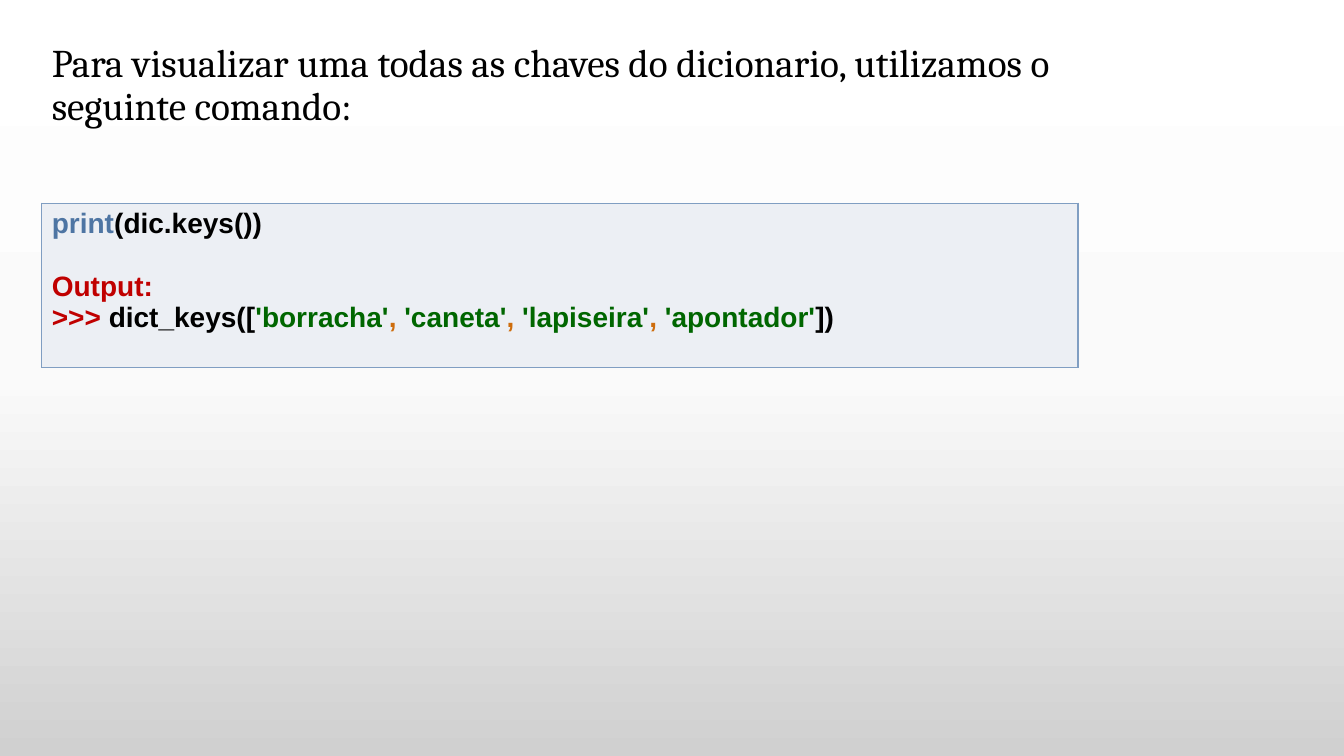
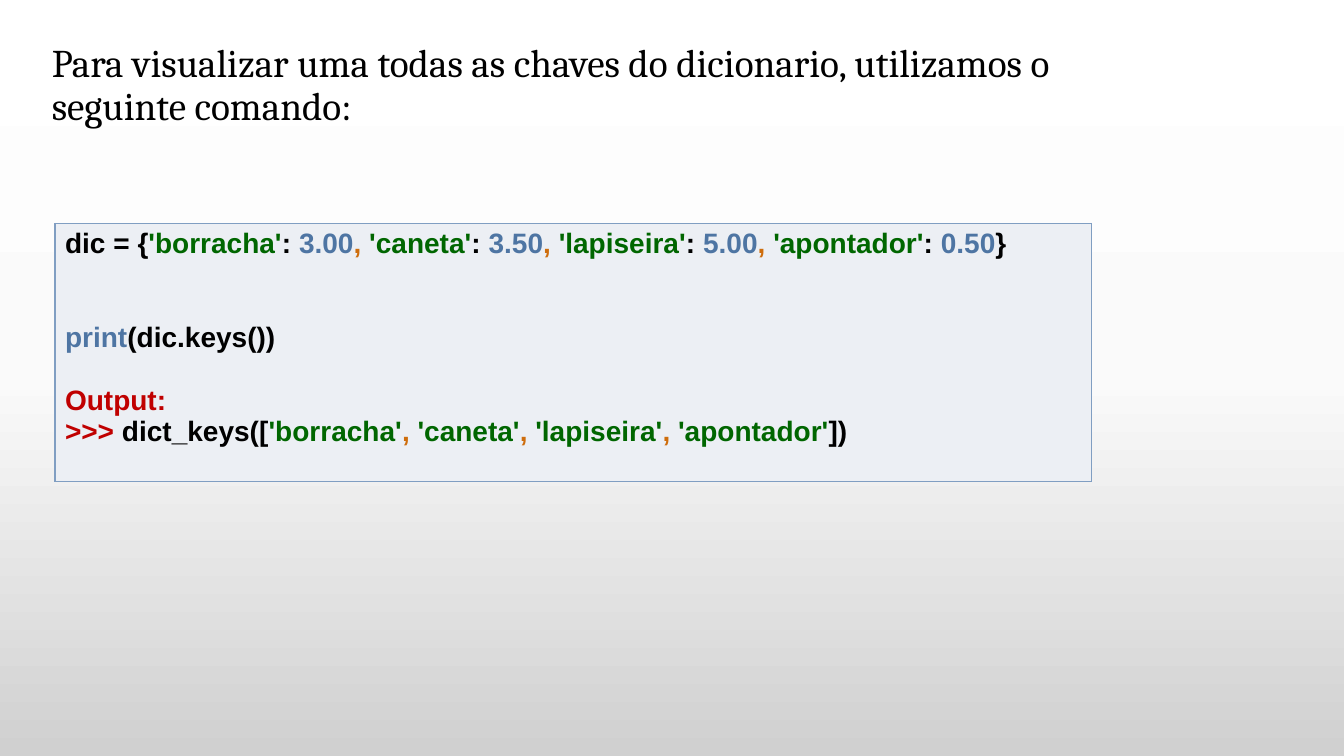
Before and after one commit to daniellygj/Fatec, a slide deck: slide 18 of 1º semestre/Revisões by danny/2º bimestre/Revisão Algoritmos.pptx (slide 13 before the commit). Drawn at 1344x756 pixels with LibreOffice and Linux fonts; fonts in the diff are those of the drawing; background and template pictures are left out. Boxes give left, top, right and bottom in pixels: in the first picture for what was removed or moved away, otherwise in the second. Text is boxed around its words. In the diff, an @@ line names an element or a change of style, - is before the commit and + after.

```diff
--- a/1º semestre/Revisões by danny/2º bimestre/Revisão Algoritmos.pptx
+++ b/1º semestre/Revisões by danny/2º bimestre/Revisão Algoritmos.pptx
@@ table at <box>55,224,1092,499</box> @@
-row 1, column 1: print(dic.keys()) / Output: / >>> dict_keys(['borracha', 'caneta', 'lapiseira', 'apontador'])
+row 1, column 1: dic = {'borracha': 3.00, 'caneta': 3.50, 'lapiseira': 5.00, 'apontador': 0.50} / print(dic.keys()) / Output: / >>> dict_keys(['borracha', 'caneta', 'lapiseira', 'apontador'])
@@ table: place and size @@
-table at <box>41,204,1078,378</box>
+table at <box>55,224,1092,499</box>
```
Also in this commit, not shown: 8 other slides changed, 5 slides added.
